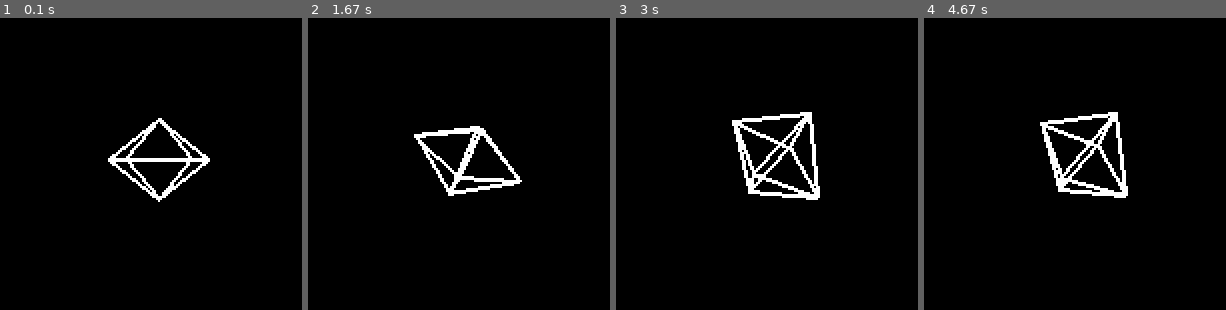
Above: before the commit, frames 1-4 (left to right).
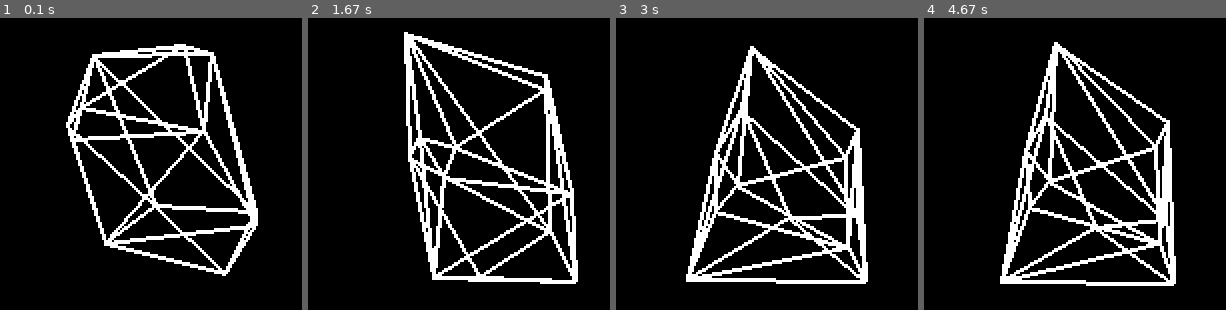
Above: after the commit, the same moments.

Repository: imad151/3DPygame
Game: pygame game, started from main.py
Same seed, same stepped clock (60 frames per second), same inputs: the game is played once before the commit and once after it.
Inputs (mouse positions are in pixels of both pictures, inside the frame that each line leads up to):
- Up to frame 1 (0.1 s): no input
- Up to frame 2 (1.67 s): click (465, 158) at 0.38 s; click (outside the picture) at 0.72 s; click (outside the picture) at 1.05 s; click (outside the picture) at 1.38 s
- Up to frame 3 (3 s): click (773, 307) at 1.72 s; click (outside the picture) at 2.05 s; click (outside the picture) at 2.38 s; click (outside the picture) at 2.72 s
- Up to frame 4 (4.67 s): click (outside the picture) at 3.05 s; click (outside the picture) at 3.38 s; click (outside the picture) at 3.72 s; click (outside the picture) at 4.05 s; click (outside the picture) at 4.38 s

The runs differ from the first frame. In frame 1, 11% of the frame differs, in the area x 21-86%, y 8-89%; in frame 2, 13%; in frame 3, 13%; in frame 4, 13%, in the area x 25-84%, y 8-92%.

Commit message:
random shape using scipy

Diff:
--- a/main.py
+++ b/main.py
@@ -1,10 +1,11 @@
+import random
 import pygame
 import math
-
-
+import numpy as np
+from scipy.spatial import ConvexHull
 
 class ShapeCanvas:
-    def __init__(self, vertices, edges):
+    def __init__(self):
         self.screen_width = 800
         self.screen_height = 600
         self.screen = pygame.display.set_mode((self.screen_width, self.screen_height))
@@ -15,11 +16,10 @@
         self.BLACK = (0, 0, 0)
 
         # Shape vertices and edges
-        self.vertices = vertices
-        self.edges = edges
+        self.vertices, self.edges = self.GetRandomShape()
 
         # Size
-        self.scale = 100
+        self.scale = 300
 
         # Cam distance
         self.cam_distance = 5
@@ -48,15 +48,6 @@
     def rotate(self, point, angle_x, angle_y):
         """
         Rotate a 3D point around the X and Y axes.
-        Rotation matrix for x:
-        [[1, 0, 0],
-        [0, cos, -sin],
-        [0, sin, cos]]
-
-        For Y:
-        [[cos, 0, sin],
-        [0, 1, 0],
-        [-sin, 0, cos]]
         """
         x, y, z = point
 
@@ -72,19 +63,39 @@
 
         return x, y, z
 
+    def GetRandomShape(self):
+        """
+        Generate a random 3D shape based on random points and compute its convex hull.
+        """
+        num_points = random.randint(10, 20)
+        points = np.random.rand(num_points, 3) * 2 - 1
+
+        hull = ConvexHull(points)
+
+        edges = []
+
+        for simplex in hull.simplices:
+            edges.append((simplex[0], simplex[1]))
+            edges.append((simplex[1], simplex[2]))
+            edges.append((simplex[2], simplex[0]))
+
+        return points, edges
+
     def draw_shape(self):
         """
         Draw the shape on the screen.
-        v' = Project(Rotate(v))
-        v' = P.Ry(Úx).Rx(Úy).v
-        Ú = theta
         """
-
         transformed_points = [self.rotate(v, self.angle_x, self.angle_y) for v in self.vertices]
         projected_points = [self.project(p) for p in transformed_points]
 
         for edge in self.edges:
             start, end = edge
+
+            # Check if the indices are valid
+            if start >= len(projected_points) or end >= len(projected_points):
+                print(f"Invalid edge: {edge} (out of range)")
+                continue  # Skip invalid edges
+
             pygame.draw.line(self.screen, self.WHITE, projected_points[start], projected_points[end], 2)
 
     def handle_mouse_input(self):
@@ -118,47 +129,5 @@
 
 if __name__ == "__main__":
     pygame.init()
-
-    # cube
-    '''
-    vertices = [
-        [-1, -1, -1],
-        [1, -1, -1],
-        [1, 1, -1],
-        [-1, 1, -1],
-        [-1, -1, 1],
-        [1, -1, 1],
-        [1, 1, 1],
-        [-1, 1, 1]
-    ]
-    edges = [
-        (0, 1), (1, 2), (2, 3), (3, 0),
-        (4, 5), (5, 6), (6, 7), (7, 4),
-        (0, 4), (1, 5), (2, 6), (3, 7)
-    ]
-    '''
-
-    # diamond
-    vertices = [
-    [0, 1, 0],
-    [-1, 0, -1],
-    [1, 0, -1],
-    [1, 0, 1],
-    [-1, 0, 1],
-    [0, -1, 0]
-    ]
-
-    edges = [
-    (0, 1), (0, 2), (0, 3), (0, 4),
-    (1, 2), (2, 3), (3, 4), (4, 1),
-    (5, 1), (5, 2), (5, 3), (5, 4)
-    ]
-
-    shape_canvas = ShapeCanvas(vertices, edges)
+    shape_canvas = ShapeCanvas()
     shape_canvas.game_loop()
-
-
-if __name__ == "__main__":
-    pygame.init()
-    cube_canvas = ShapeCanvas()
-    cube_canvas.game_loop()
